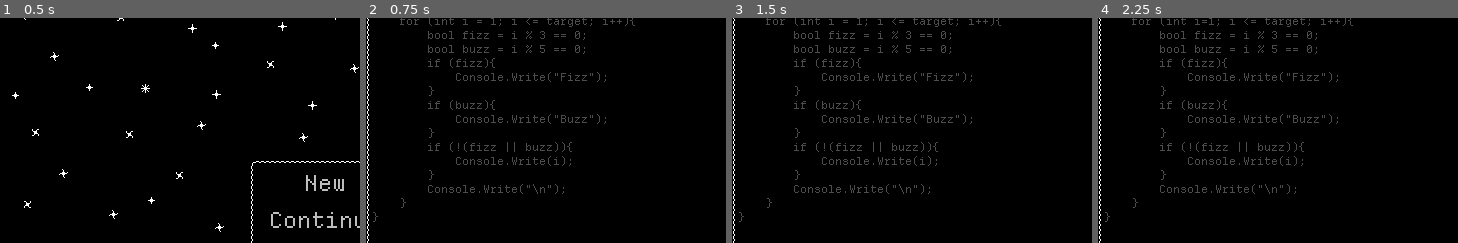
Above: before the commit, frames 1-4 (left to right).
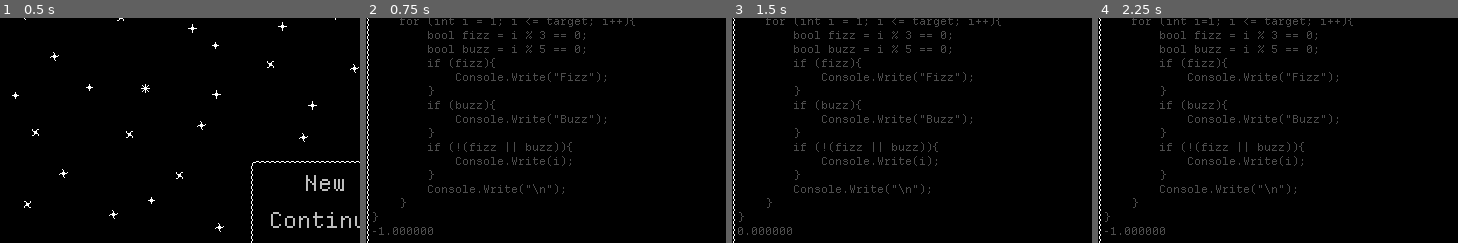
Above: after the commit, the same moments.

Repository: GemDust0/TooBigToFail
Game: Godot game, scene res://Scenes/TitleScreen.tscn
The game is run twice, just before and just after one commit, with the same random seed, the same clock (stepped at 60 frames per second) and the same inputs.
Inputs (mouse positions are % of the whole screen's width and height, from its top left):
- Up to frame 1 (0.5 s): no input
- Up to frame 2 (0.75 s): click "New Game" at 0.5 s
- Up to frame 3 (1.5 s): click (50, 50) at 1.27 s; type "12" at 1.35 s
- Up to frame 4 (2.25 s): click "Submit" at 2 s
The pictures show only the part of the screen within x 0-50%, y 5-55%; the shares and areas given below are measured in that part.

Frame 1 is identical in both runs. In frame 2, 0.2% of the frame differs, in the area x 1-19%, y 92-97%; in frame 3, 0.2%, in the area x 1-17%, y 92-97%; in frame 4, 0.2%.

Commit message:
No Work = -1 score

Diff:
--- a/Scripts/CodeEditor.gd
+++ b/Scripts/CodeEditor.gd
@@ -79,6 +79,7 @@
 		previewNode.append_text(initialText.substr(line_indices[lines.size()]))
 	prevText = inputNode.text
 	prevColumn = inputNode.get_caret_column()
+	previewNode.append_text("\n%f" % get_correctness())
 
 func _on_input_caret_changed() -> void:
 	prevColumn = inputNode.get_caret_column()
@@ -91,9 +92,11 @@
 	_on_input_text_changed()
 
 func get_correctness() -> float:
+	if inputNode.text.length() == 0:
+		return -1.0
 	var input_text: String = tabs_to_spaces(inputNode.text)
 	var count: int = 0
 	for index: int in range(input_text.length()):
 		if input_text.substr(index, 1) == initialText.substr(index, 1):
 			count += 1
-	return float(count)/input_text.length()
+	return float(count)/initialText.length()
